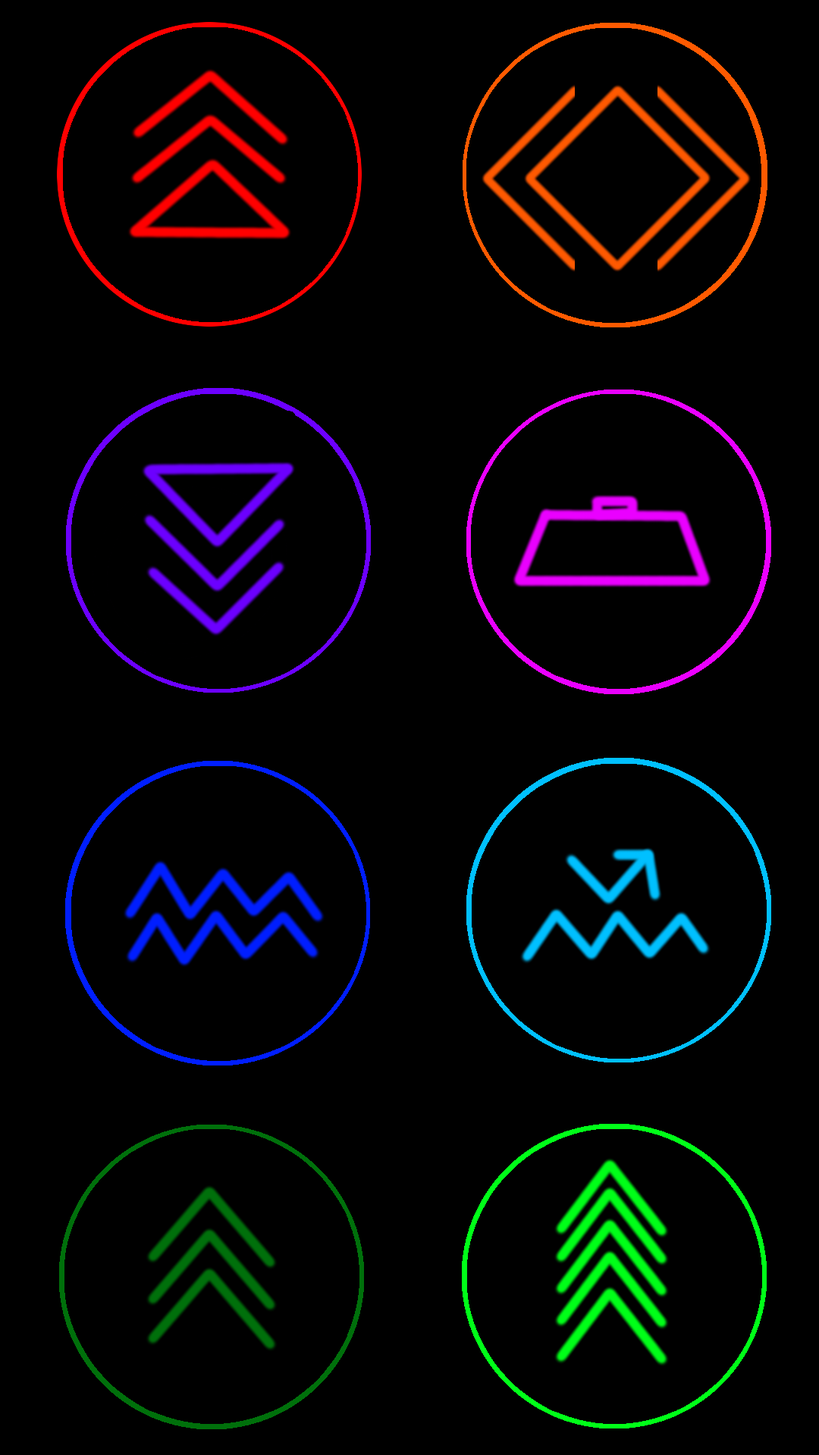
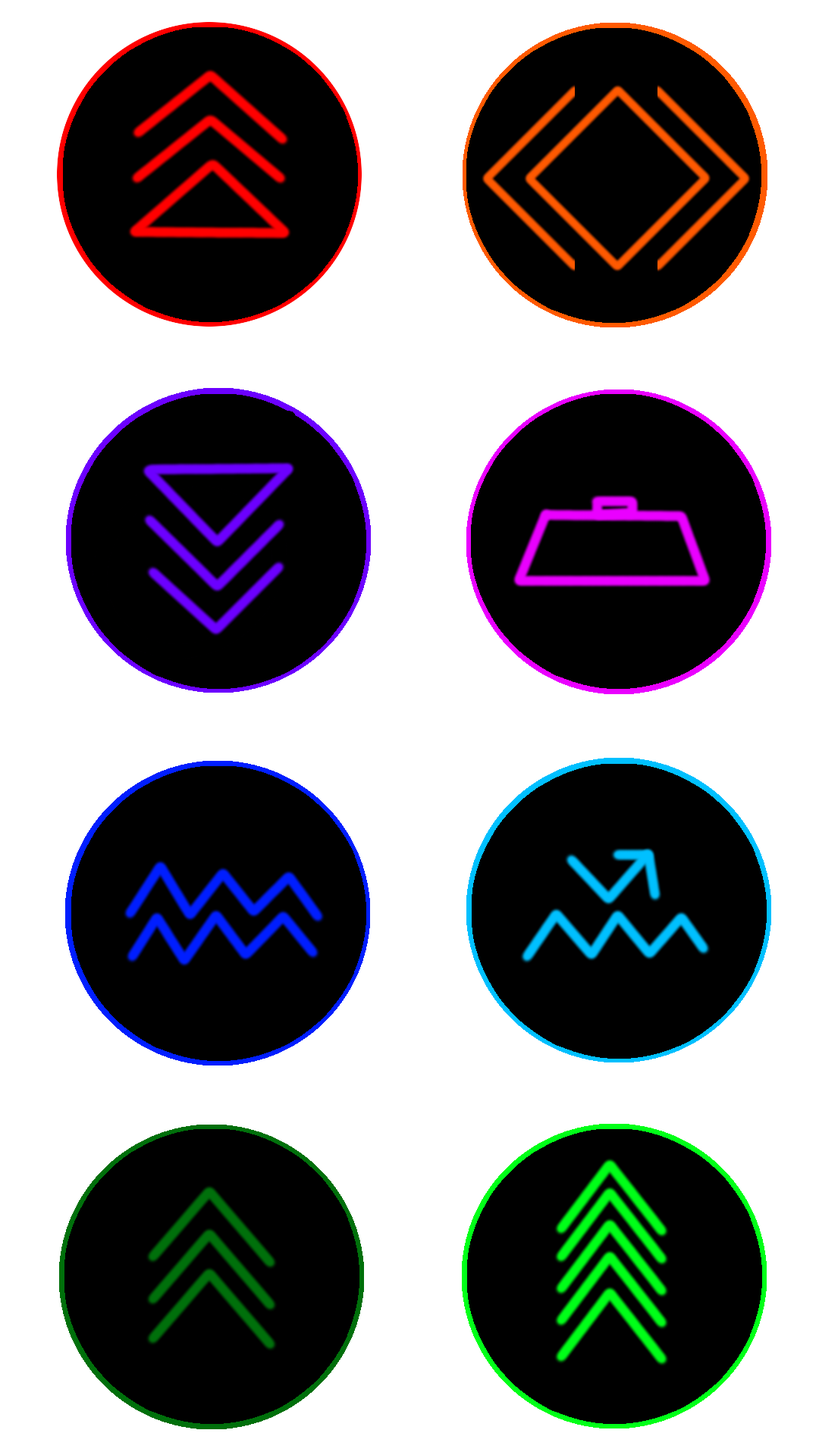
Layer changes from the first w=819, h=1455 image to the second:
hid "Background", painted on it over [0, 0, 819, 1455]
